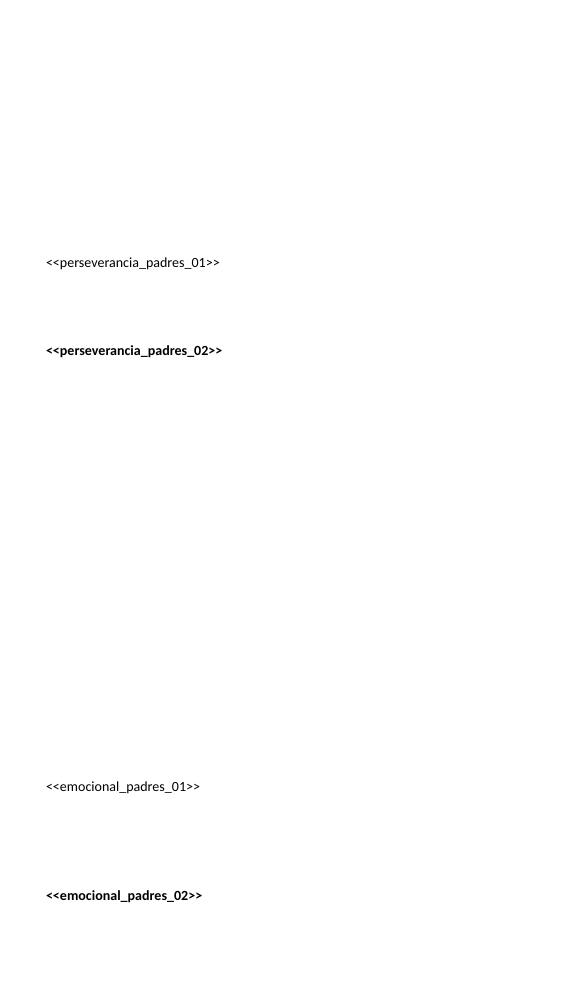
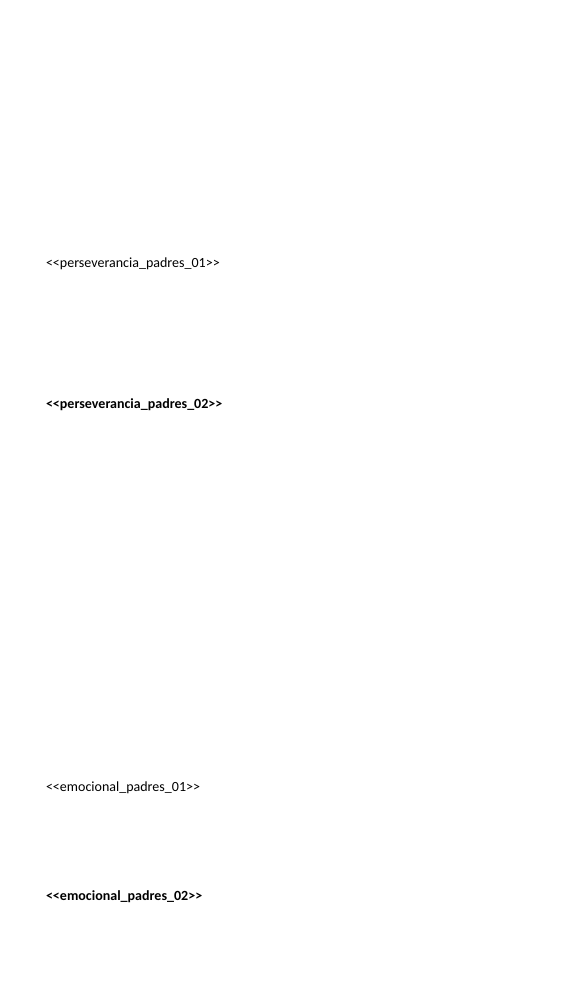
Before and after one commit to gero-educacion/reportgen, a slide deck: slide 6 of assets/template_utp_padres.pptx. Drawn at 567x1008 pixels with LibreOffice and Linux fonts; fonts in the diff are those of the drawing; background and template pictures are left out. Boxes give left, top, right and bottom in pixels: in the first picture for what was removed or moved away, otherwise in the second. Text is boxed around its words. In the diff, an @@ line names an element or a change of style, - is before the commit and + after.

```diff
--- a/assets/template_utp_padres.pptx
+++ b/assets/template_utp_padres.pptx
@@ text "<<perseverancia_padres_02>>": place and size @@
-text "<<perseverancia_padres_02>>" at (46,345,222,358)
+text "<<perseverancia_padres_02>>" at (46,398,222,411)
```
Also in this commit, not shown: 1 other slide changed, 5 other files.
